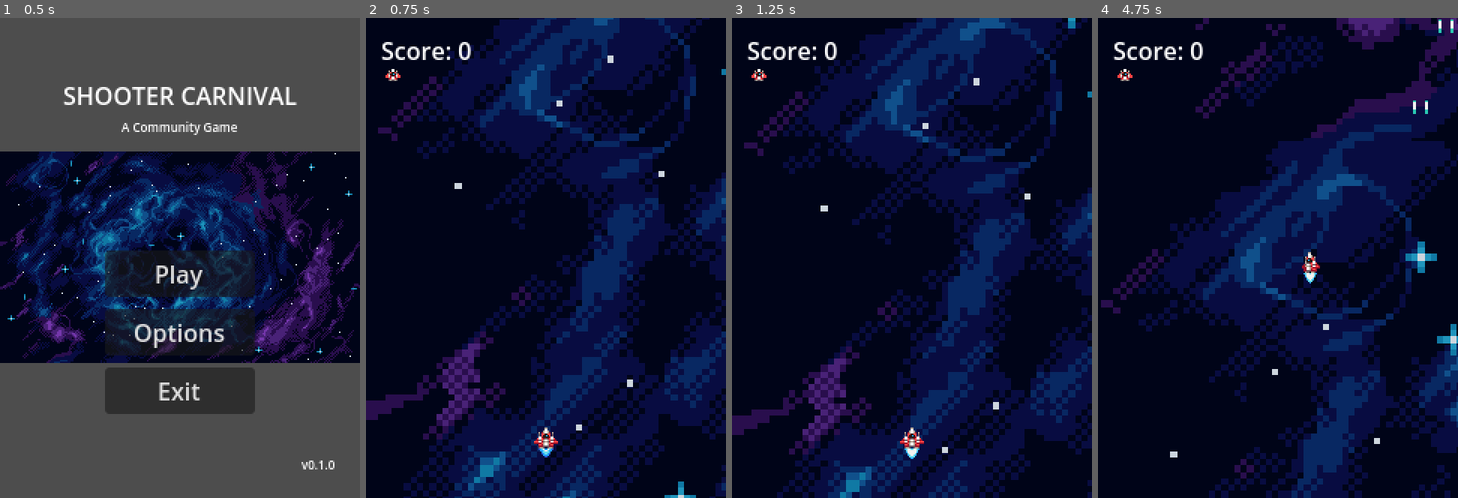
Above: before the commit, frames 1-4 (left to right).
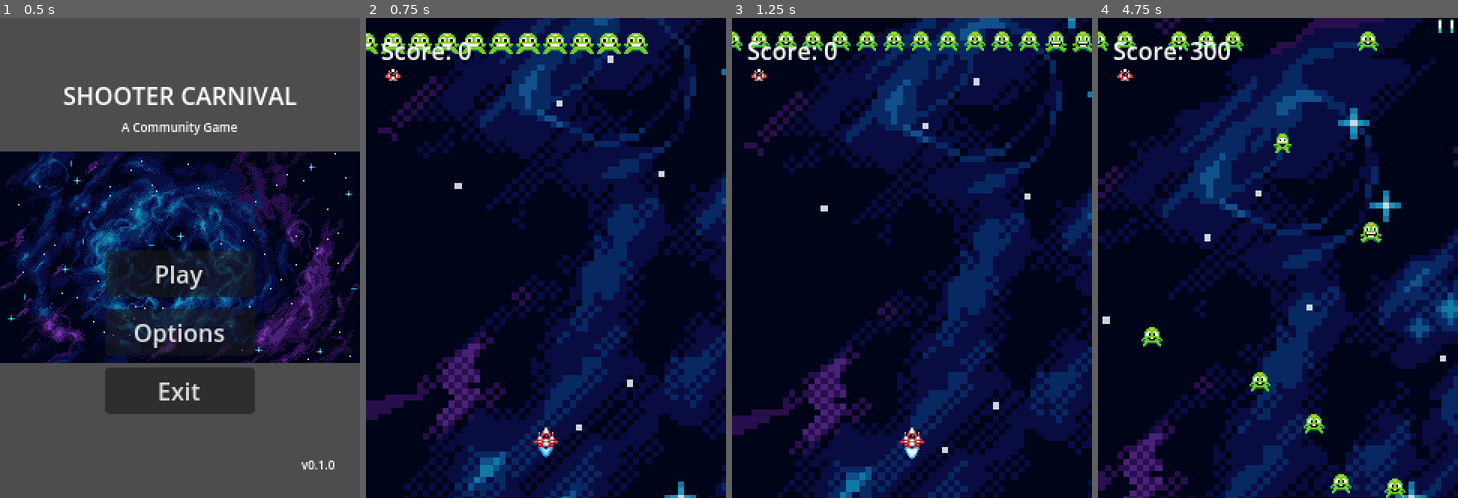
Above: after the commit, the same moments.

Repository: HouZenKai/ShooterCarnival
Game: Godot game, scene res://scenes/ui/main_menu.tscn
Same seed, same stepped clock (60 frames per second), same inputs: the game is played once before the commit and once after it.
Inputs:
- Up to frame 1 (0.5 s): no input
- Up to frame 2 (0.75 s): click "Play" at 0.5 s
- Up to frame 3 (1.25 s): no input
- Up to frame 4 (4.75 s): hold D (move_right) 1.28-2.03 s; tap Space (shoot) every 0.75 s from 1.35 to 4.35 s; hold S (move_down) 2.03-2.78 s; hold D (move_right) 2.78-3.53 s; hold W (move_up) 3.53-4.28 s; hold A (move_left) from 4.28 s (still down)

Frame 1 is identical in both runs. In frame 2, 2.1% of the frame differs, in the area x 0-79%, y 3-8%; in frame 3, 2.1%; in frame 4, 59%, in the area x 0-100%, y 0-100%.
Error before the commit: Parse Error: Expected indented block after function declaration. (res://entities/enemies/jumping_enemy/enemy.gd:106)

Commit message:
added a message type for when the player takes damage added the payload for player damage modified enemy.gd to use the message bus to tell a player was damaged simplified method enemy.die() modified red_ship.gd to use the message bus to receive  player damage messages modified enemy_spawner to use message bus to increase the challenge as enemies die added timestamp_to_string at global_utils to display timestamps when needed

Diff:
--- a/src/components/messages/message_bus.gd
+++ b/src/components/messages/message_bus.gd
@@ -28,30 +28,37 @@
 ## @param type The message type to subscribe to.[br]
 ## @return The signal associated with the message type.[br]
 func subscribe(type:MessageType) -> Signal:
-   if not _signal_proxy.has(type):
-      print("creating message proxy for type ", type)
-      _signal_proxy[type] = MessageProxy.new()
+	if not _signal_proxy.has(type):
+		# print_verbose("creating message proxy for type ", type)
+		_signal_proxy[type] = MessageProxy.new()
 
-   return _signal_proxy[type].callback
+	return _signal_proxy[type].callback
 
 
 ## Publish a message of a given type with the propoer payload.[br]
 ## @param type The message type to publish.[br]
 ## @param payload The payload associated with the message.[br]
 func publish(type:MessageType, payload:MessagePayload) -> void:
-   print("Trying publish a message of ", type)
-   if _signal_proxy.has(type):
-      print("sending message ", type)
-      _signal_proxy[type].callback.emit(payload)
+	var timestamp = GlobalUtils.timestamp_to_string(
+		Time.get_datetime_dict_from_system()
+	)
+#	print_debug("Trying publish a message of TYPE ",type," at ",timestamp)
+
+	if _signal_proxy.has(type):
+		# print_debug("sending message of TYPE ",type," at ",timestamp)
+		_signal_proxy[type].callback.emit(payload)
+
+#	print_stack()
 
 
 # Add new message types here as needed.
 # Each message type should have a corresponding payload class in MessagePayload.gd.
 ## Known message types.[br]
 enum MessageType {
-   ENEMY_DIED = 1, # MessagePayload.EnemyDeath
+	ENEMY_DIED = 1, # MessagePayload.EnemyDeath
+	PLAYER_DAMAGED, # MessagePayload.PlayerDamage
 }
 
 ## Internal class to hold signals for message types.
 class MessageProxy extends RefCounted:
-   signal callback(payload:MessagePayload)
+	signal callback(payload:MessagePayload)
--- a/src/components/messages/message_payload.gd
+++ b/src/components/messages/message_payload.gd
@@ -7,10 +7,15 @@
 ##
 
 class EnemyDeath extends MessagePayload:
+## Payload for when the enemy dies (MessageType.ENEMY_DIED).
+	var points:int
 
-## Payload for when the enemy dies (MessageType.ENEMY_DIED).
+	func _init(thePoints:int) -> void:
+		self.points = thePoints
 
-   var points:int
+class PlayerDamage extends MessagePayload:
+## Payload for when the player takes damage (MessageType.PLAYER_DAMAGED).
+	var damage:int
 
-   func _init(thePoints:int) -> void:
-      self.points = thePoints
+	func _init(theDamage:int) -> void:
+		self.damage = theDamage
--- a/src/entities/enemies/jumping_enemy/enemy.gd
+++ b/src/entities/enemies/jumping_enemy/enemy.gd
@@ -98,18 +98,18 @@
 	sprite.visible = false
 	explosion_sprite.visible = true
 	explosion_sprite.play("explode")
+
 	await explosion_sprite.animation_finished
-
-	# Remove enemy from scene after explosion animation
 	queue_free()
 
-func _on_explosion_sprite_animation_finished() -> void:
+func _on_area_entered(target: Node2D) -> void:
+	#print_debug("Jumping enemy hit ", target.name)
+	if target.is_in_group("player"):
+		# Tell the world that the player was hit
+		GlobalUtils.CombatBus.publish(
+				MessageBus.MessageType.PLAYER_DAMAGED,
+				MessagePayload.PlayerDamage.new(1)
+		)
 
-func _on_area_entered(target: Node2D) -> void:
-	# Player collision handling
-	if target.is_in_group("player"):
 		# Enemy dies when hitting player
 		die()
-
-		# Inflict high damage to ensure player "death"
-		target.hit(999999)
--- a/src/entities/ships/red_ship/red_ship.gd
+++ b/src/entities/ships/red_ship/red_ship.gd
@@ -13,6 +13,7 @@
 func _ready() -> void:
 	half_size = GlobalUtils.half_size_of_collision_shape($CollisionShape2D)
 	add_to_group("player")
+	GlobalUtils.CombatBus.subscribe(MessageBus.MessageType.PLAYER_DAMAGED).connect(_hit)
 
 func _physics_process(delta: float) -> void:
 	# Get user input
@@ -70,8 +71,8 @@
 		# print_debug("Fired a bullet from position: ", bullet_instance.global_position, global_position)
 
 ## Handles the player taking damage.
-func hit(_damage: int) -> void:
-	health.damage(_damage)
+func _hit(_damage: MessagePayload.PlayerDamage) -> void:
+	health.damage(_damage.damage)
 
 func _on_health_component_health_changed(change: HealthChange) -> void:
 	# Handle player taking a hit (e.g., reduce health, play animation, etc.)
--- a/src/entities/spawners/enemy_spawner.gd
+++ b/src/entities/spawners/enemy_spawner.gd
@@ -1,10 +1,11 @@
 extends Node2D
 
 @export var enemy_scene: PackedScene = preload("res://entities/enemies/jumping_enemy/enemy.tscn")
-@export var spawn_interval: float = 2.0
+@export var spawn_interval: float = 1
+@export var spawn_interval_decrement: float = 0.05
 
 var timer: Timer = null
-
+var minimum_spawn_interval: float = 0.050
 
 func _ready() -> void:
 	timer = Timer.new()
@@ -12,6 +13,7 @@
 	timer.autostart = true
 	timer.timeout.connect(_on_timer_timeout)
 	add_child(timer)
+	GlobalUtils.CombatBus.subscribe(MessageBus.MessageType.ENEMY_DIED).connect(_on_enemy_died)
 
 
 # Timer timeout callback that triggers enemy spawning.
@@ -19,11 +21,7 @@
 	spawn_enemy()
 
 
-# Spawns a single enemy instance at a random position along the top of the screen.
-# The enemy is added to this node's parent (e.g. Stage01) instead of the spawner
-# so that the parent can manage it and receive its signals. If the parent defines
-# `_on_enemy_destroyed`, the enemy's `enemy_destroyed` signal is connected to that
-# handler to allow the parent to react when the enemy is destroyed.
+## Spawns a single enemy instance at a random position along the top of the screen.
 func spawn_enemy() -> void:
 	if enemy_scene:
 		var enemy: Node2D = enemy_scene.instantiate()
@@ -35,9 +33,10 @@
 		else:
 			enemy.position = spawn_position
 
-		# Add to parent (Stage01) so it can connect the enemy_destroyed signal
-		get_parent().add_child(enemy)
+		add_child(enemy)
 
-		# Connect the signal if the parent has the handler
-		if get_parent().has_method("_on_enemy_destroyed"):
-			enemy.enemy_destroyed.connect(get_parent()._on_enemy_destroyed)
+func _on_enemy_died(_payload: MessagePayload.EnemyDeath) -> void:
+	if spawn_interval >= minimum_spawn_interval:
+		spawn_interval -= spawn_interval_decrement
+		timer.wait_time = spawn_interval
+		# print_debug("New spawn interval: ", timer.wait_time)
--- a/src/scenes/main.tscn
+++ b/src/scenes/main.tscn
@@ -29,4 +29,4 @@
 centered = false
 region_rect = Rect2(0, 0, 4608, 2592)
 
-[node name="Stage01" type="Node2D" parent="." instance=ExtResource("4_jyhfs")]
+[node name="Stage01" parent="." instance=ExtResource("4_jyhfs")]
--- a/src/scenes/stages/stage_01.tscn
+++ b/src/scenes/stages/stage_01.tscn
@@ -1,21 +1,17 @@
-[gd_scene load_steps=7 format=3 uid="uid://gdcx3lukj4ai"]
+[gd_scene load_steps=5 format=3 uid="uid://gdcx3lukj4ai"]
 
 [ext_resource type="PackedScene" uid="uid://cgctke5uvl4rq" path="res://entities/ships/red_ship/red_ship.tscn" id="1_4hkqi"]
 [ext_resource type="Script" uid="uid://6fa41g7ik48f" path="res://scenes/stages/stage_01.gd" id="1_w7grx"]
-[ext_resource type="Script" uid="uid://cxotxyca140sl" path="res://entities/ships/red_ship/red_ship.gd" id="2_0ytrv"]
 [ext_resource type="PackedScene" uid="uid://c7wvb7hflkq4l" path="res://entities/spawners/enemy_spawner.tscn" id="3_th1xh"]
-[ext_resource type="Script" uid="uid://be7nmyhmtu1ea" path="res://entities/spawners/enemy_spawner.gd" id="4_xu00x"]
 [ext_resource type="PackedScene" uid="uid://vbsta33oi1ql" path="res://scenes/ui/hud.tscn" id="5_xu00x"]
 
 [node name="Stage01" type="Node2D"]
 script = ExtResource("1_w7grx")
 
-[node name="Player" type="Area2D" parent="." node_paths=PackedStringArray("health") instance=ExtResource("1_4hkqi")]
+[node name="Player" parent="." instance=ExtResource("1_4hkqi")]
 position = Vector2(120, 280)
-script = ExtResource("2_0ytrv")
-health = NodePath("HealthComponent")
 
-[node name="EnemySpawner" type="Node2D" parent="." instance=ExtResource("3_th1xh")]
-script = ExtResource("4_xu00x")
+[node name="EnemySpawner" parent="." instance=ExtResource("3_th1xh")]
+spawn_interval_decrement = 0.005
 
-[node name="HUD" type="CanvasLayer" parent="." instance=ExtResource("5_xu00x")]
+[node name="HUD" parent="." instance=ExtResource("5_xu00x")]
--- a/src/scripts/global_utils.gd
+++ b/src/scripts/global_utils.gd
@@ -2,6 +2,9 @@
 
 var CombatBus = preload("res://resources/combat_bus.tres")
 
+## Calculate the half size of a CollisionShape2D based on its shape type.[br]
+## @param collision_shape The CollisionShape2D to evaluate.[br]
+## @return The half size as a Vector2.[br]
 func half_size_of_collision_shape(collision_shape: CollisionShape2D) -> Vector2:
 
 	assert(collision_shape != null, "A collisionShape2D is required")
@@ -24,3 +27,17 @@
 		half_size = Vector2.ZERO # Default fallback
 
 	return half_size
+
+## Convert a timestamp dictionary to a formatted string.[br]
+## @param timestamp A dictionary with year, month, day, hour, minute, second keys.[br]
+## @return A formatted timestamp string.[br]
+func timestamp_to_string(timestamp: Dictionary) -> String:
+	return str(
+		timestamp.year,
+		timestamp.month,
+		timestamp.day,
+		"T",
+		timestamp.hour,
+		timestamp.minute,
+		timestamp.second
+	)
